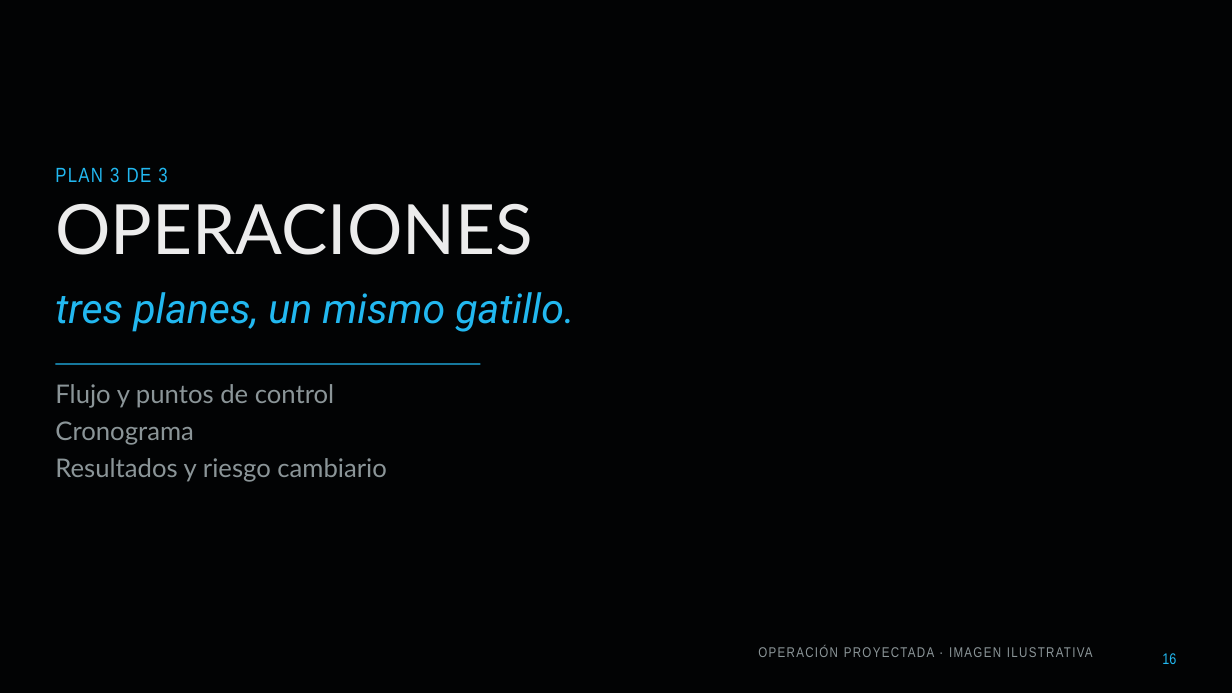
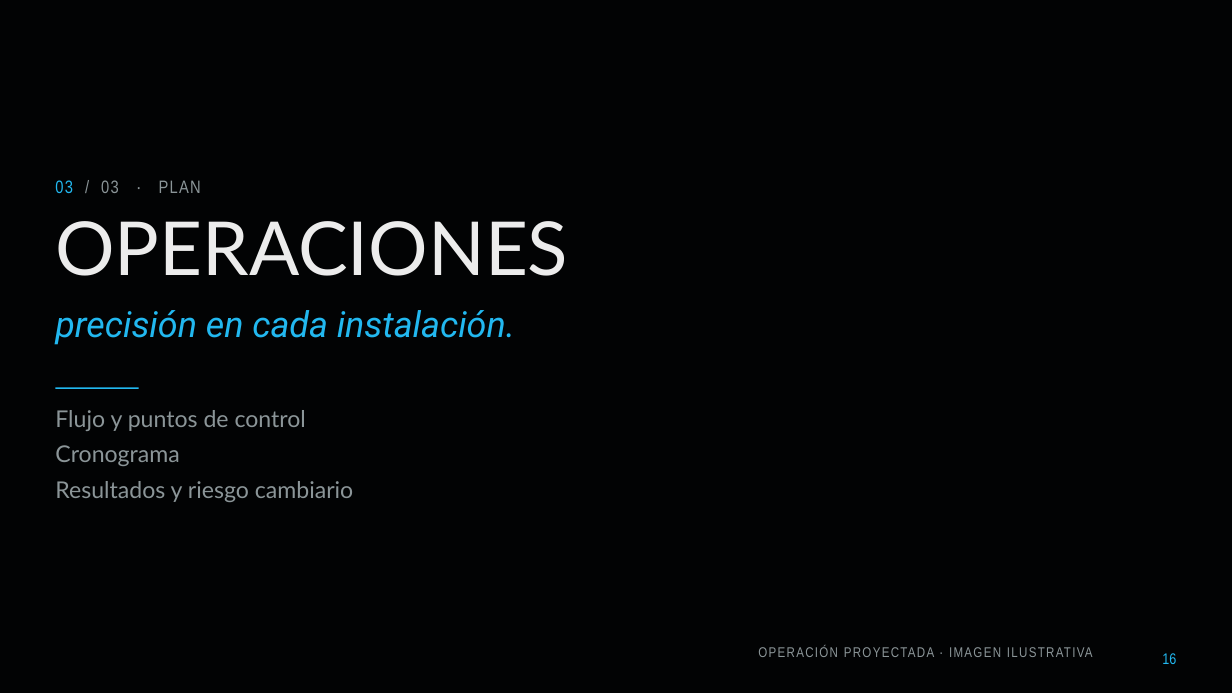
Before and after one commit to diegoaam0109-ux/lumine, a slide deck: slide 16 of fase-3/Grupo_01_LumineMotors_Fase3.pptx. Drawn at 1232x693 pixels with LibreOffice and Linux fonts; fonts in the diff are those of the drawing; background and template pictures are left out. Boxes give left, top, right and bottom in pixels: in the first picture for what was removed or moved away, otherwise in the second. Text is boxed around its words. In the diff, an @@ line names an element or a change of style, - is before the commit and + after.

```diff
--- a/fase-3/Grupo_01_LumineMotors_Fase3.pptx
+++ b/fase-3/Grupo_01_LumineMotors_Fase3.pptx
@@ text at (55, 180, 201, 193): text changed; size 16 to 14 pt; text colour #22B8F0 to #8B9598 @@
-PLAN 3 DE 3
+03 / 03 · PLAN
@@ text "OPERACIONES": place and size @@
-text "OPERACIONES" at (55, 203, 533, 255)
+text "OPERACIONES" at (55, 221, 568, 276)
@@ text "OPERACIONES" at (55, 221, 568, 276): size 54 to 58 pt @@
@@ text at (55, 310, 515, 345): text changed; size 32 to 28 pt @@
-tres planes, un mismo gatillo.
+precisión en cada instalación.
@@ line moved from (55, 364) - (481, 364) to (55, 388) - (139, 388) @@
@@ line (55, 388) - (139, 388): stroke #22B8F0 1 pt to #22B8F0 1.25 pt @@
@@ 3 texts: place and size @@
-3 texts at (55, 384, 387, 482)
+3 texts at (55, 410, 353, 502)
@@ size 20 to 18 pt in 3 elements at (55, 481, 353, 502), (55, 445, 179, 466), (55, 410, 306, 431) @@
```
Also in this commit, not shown: 34 other slides changed, 20 other files.
